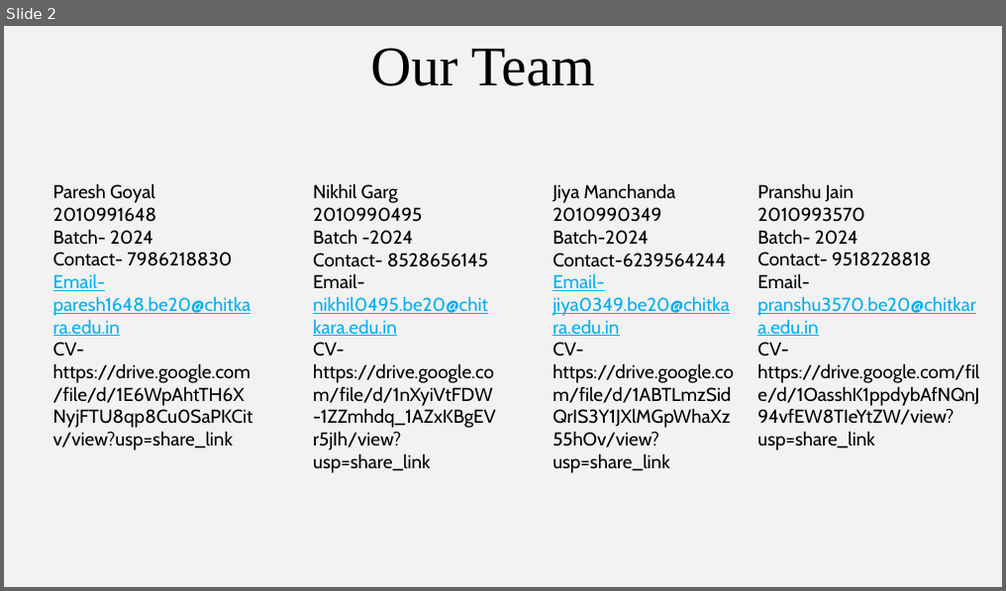
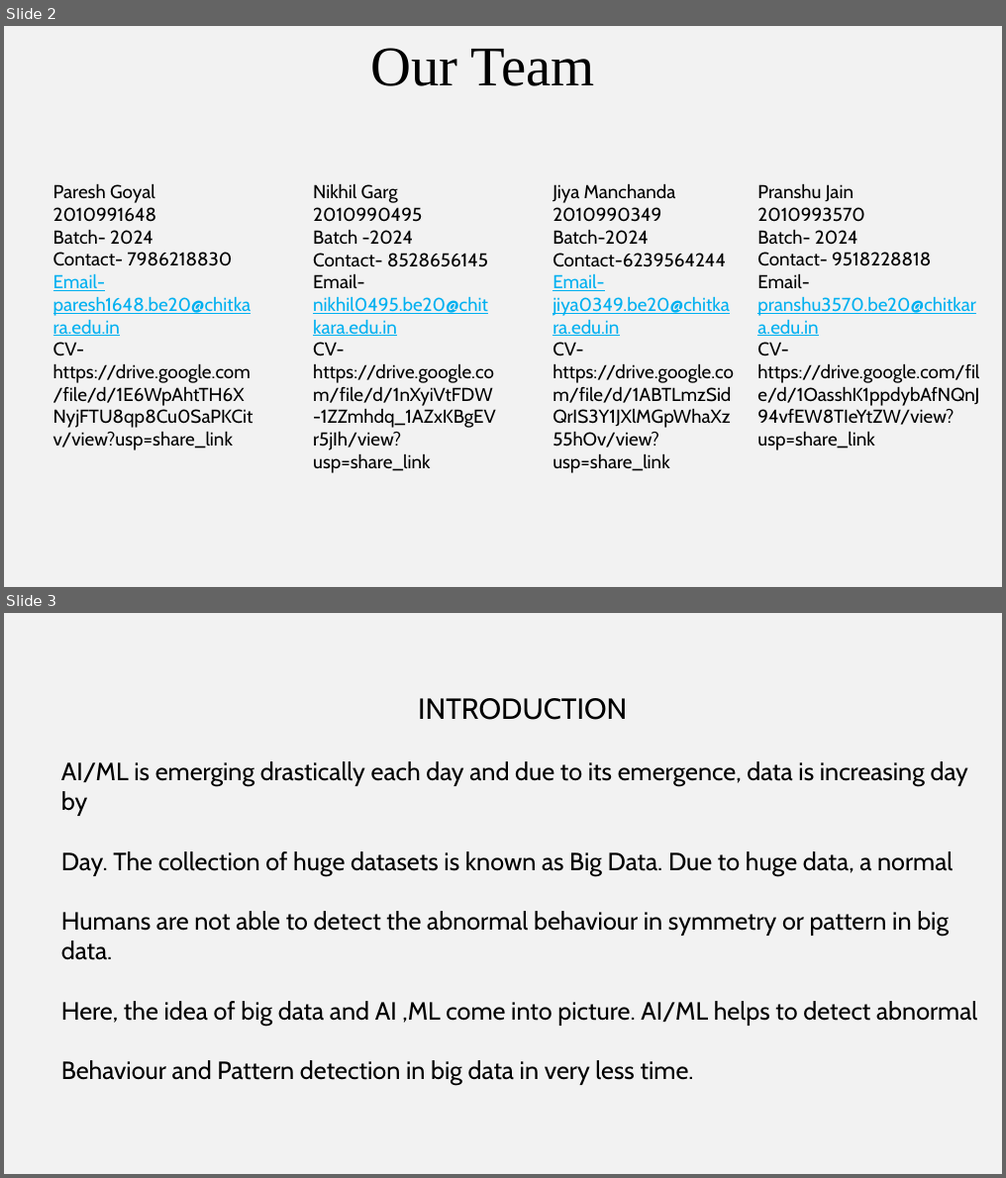
Before and after one commit to paresh1648/TEAM-PNPJ, a slide deck: PNPJ.pptx. Shown one above the other, each under a label of ours: slide 2 before the commit, slides 2 and 3 after it. The pictures are 1006x591 and 1006x1178 pixels, drawn with LibreOffice and Linux fonts; fonts in the diff are those of the drawing. Boxes give left, top, right and bottom in pixels: in the first picture for what was removed or moved away, otherwise in the second. Text is boxed around its words. In the diff, an @@ line names an element or a change of style, - is before the commit and + after.

```diff
--- a/PNPJ.pptx
+++ b/PNPJ.pptx
@@ slide 3 added at (4, 613, 1002, 1174), background #F2F2F2 @@
@@ text added at (61, 698, 977, 1085), 24 pt, text #000000 @@
+INTRODUCTION
+AI/ML is emerging drastically each day and due to its emergence, data is increasing day by
+Day. The collection of huge datasets is known as Big Data. Due to huge data, a normal
+Humans are not able to detect the abnormal behaviour in symmetry or pattern in big data.
+Here, the idea of big data and AI ,ML come into picture. AI/ML helps to detect abnormal
+Behaviour and Pattern detection in big data in very less time.
```
Also in this commit, not shown: 1 other slide added, 1 other file.
